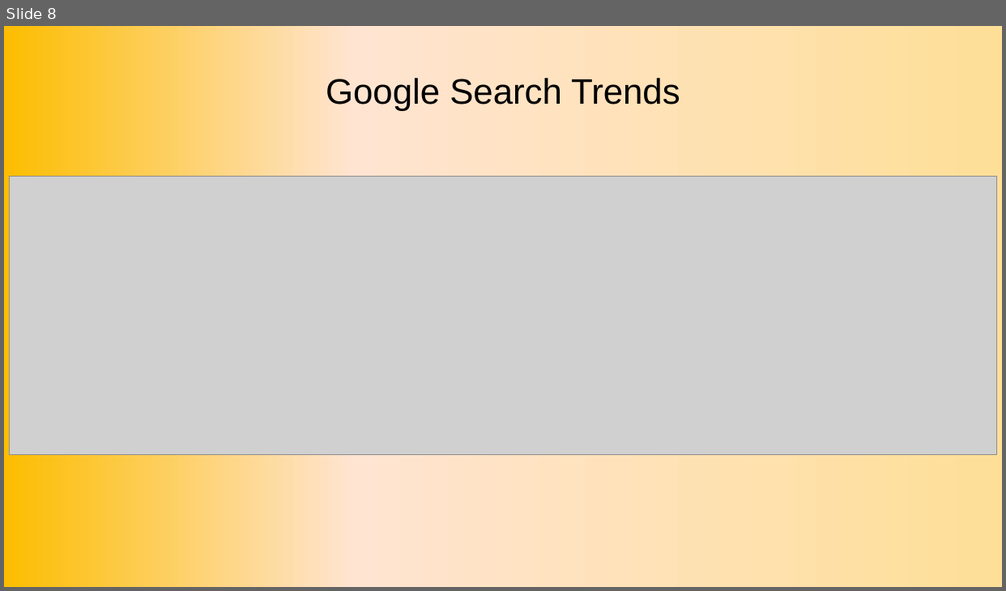
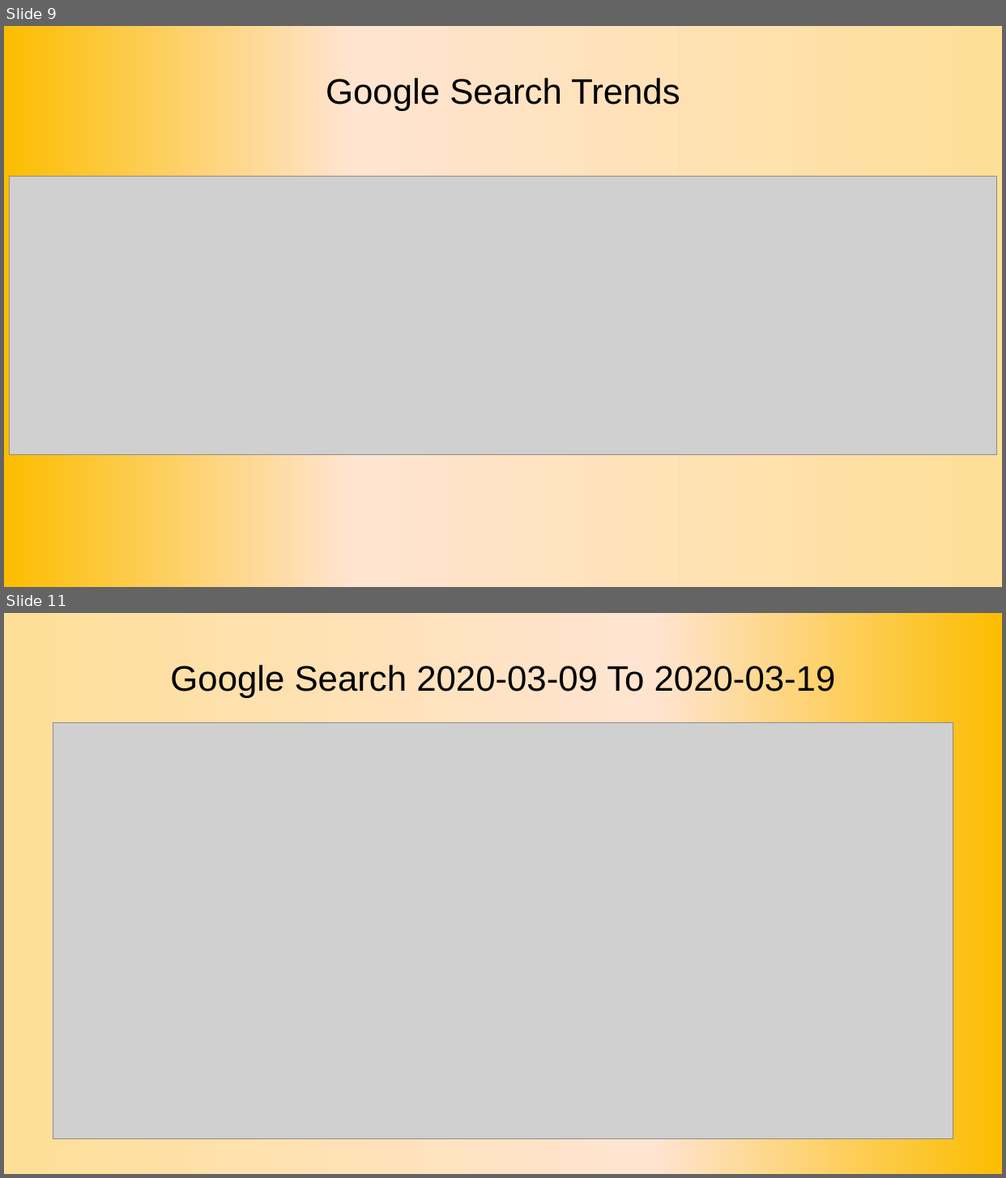
Before and after one commit to Olegreg762/group_project_1, a slide deck: BTC_Journey_Presentation.pptx. Shown one above the other, each under a label of ours: slide 8 before the commit, slides 9 and 11 after it; the slides between them are not shown. The pictures are 1006x591 and 1006x1178 pixels, drawn with LibreOffice and Linux fonts; fonts in the diff are those of the drawing; grey boxes stand for pictures. Boxes give left, top, right and bottom in pixels: in the first picture for what was removed or moved away, otherwise in the second. Text is boxed around its words. In the diff, an @@ line names an element or a change of style, - is before the commit and + after.

```diff
--- a/BTC_Journey_Presentation.pptx
+++ b/BTC_Journey_Presentation.pptx
@@ slide 11 added at [4,613,1002,1174], background gradient #FCBD00 to #FFE4D1 to #FEDF98 @@
@@ text added at [170,662,836,698], 25.6 pt, text #000000 @@
+Google Search 2020-03-09 To 2020-03-19
@@ picture added at [53,723,953,1139] @@
@@ what was slide 8 is now slide 9 @@
```
Also in this commit, not shown: 2 slides changed, 7 other slides added, 1 slide removed, 4 other files.
